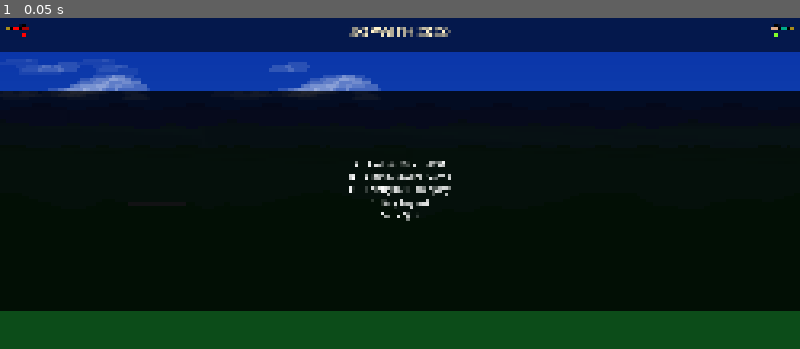
Above: before the commit, frame 1.
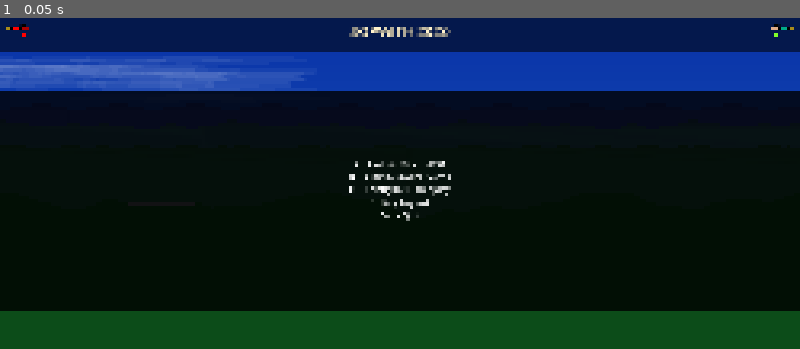
Above: after the commit, the same moment.

Repository: sometimesanotion/godot-sopwith
Game: Godot game, scene res://main.tscn
The game is run twice, just before and just after one commit, with the same random seed, the same clock (stepped at 60 frames per second) and the same inputs. Sound files missing from this copy of the repository are replaced by a short silence.
Inputs:
- Up to frame 1 (0.05 s): no input

The runs differ from the first frame. In frame 1, 2.9% of the frame differs, in the area x 0-48%, y 12-23%.

Commit message:
Clouds are beginning to work

Diff:
--- a/scripts/background.gd
+++ b/scripts/background.gd
@@ -106,11 +106,11 @@
 #   salt_offset : distinguishes each layer's cloud noise from the others.
 # =============================================================================
 const CLOUD_STYLES := [
-	{"type": "cirrus_narrow", "count": 6, "alpha": 0.08, "cy_min": 20.0,
-	 "cy_max": 300.0, "salt_offset": 0},
-	{"type": "stratum", "count": 10, "alpha": 0.15, "cy_min": 80.0,
-	 "cy_max": 460.0, "salt_offset": 1},
-	{"type": "ceiling", "count": 20, "alpha_min": 0.1, "alpha_max": 0.2,
+	{"type": "cirrus_narrow", "count": 12, "alpha": 0.05, "cy_min": 20.0,
+	 "cy_max": 340.0, "salt_offset": 0},
+	{"type": "stratum", "count": 18, "alpha": 0.09, "cy_min": 80.0,
+	 "cy_max": 540.0, "salt_offset": 1},
+	{"type": "ceiling", "count": 30, "alpha_min": 0.06, "alpha_max": 0.12,
 	 "salt_offset": 2},
 ]
 
@@ -211,15 +211,15 @@
 				clouds = ParallaxScenery.build_cirrus_clouds(
 					cseed, period, int(cstyle["count"]), float(cstyle["alpha"]),
 					float(cstyle["cy_min"]), float(cstyle["cy_max"]))
-			"stratum":
-				clouds = ParallaxScenery.build_stratum_clouds(
-					cseed, period, int(cstyle["count"]), float(cstyle["alpha"]),
-					float(cstyle["cy_min"]), float(cstyle["cy_max"]))
-			"ceiling":
-				clouds = ParallaxScenery.build_ceiling_clouds(
-					cseed, period, LAYER3_CLOUD_TOP_Y, CEILING_CLOUD_CEILING_Y,
-					int(cstyle["count"]), float(cstyle["alpha_min"]),
-					float(cstyle["alpha_max"]))
+			# "stratum":
+			# 	clouds = ParallaxScenery.build_stratum_clouds(
+			# 		cseed, period, int(cstyle["count"]), float(cstyle["alpha"]),
+			# 		float(cstyle["cy_min"]), float(cstyle["cy_max"]))
+			# "ceiling":
+			# 	clouds = ParallaxScenery.build_ceiling_clouds(
+			# 		cseed, period, LAYER3_CLOUD_TOP_Y, CEILING_CLOUD_CEILING_Y,
+			# 		int(cstyle["count"]), float(cstyle["alpha_min"]),
+			# 		float(cstyle["alpha_max"]))
 			"none", "":
 				clouds = []
 			_:
--- a/scripts/parallax_scenery.gd
+++ b/scripts/parallax_scenery.gd
@@ -147,6 +147,13 @@
 # Cloud geometry
 # =============================================================================
 
+## Global cloud expansion factor. The design brief calls for cloud geometry to
+## grow by at least 300% — scaling the linear radii (rx, ry) by 4.0 is a 300%
+## increase in extent (and a 1500% increase in area), satisfying the brief under
+## either interpretation while staying seamless (layers tile via motion_mirroring,
+## so oversized puffs simply wrap the period).
+const CLOUD_GEOMETRY_SCALE := 4.0
+
 ## Flat-bottomed / dome-topped cumulus silhouette.
 static func _cumulus_puff_verts(center: Vector2, rx: float, ry: float,
 		vert_count: int, bottom_flatten: float) -> PackedVector2Array:
@@ -165,16 +172,17 @@
 	var rng := RandomNumberGenerator.new()
 	rng.seed = seed
 	var clouds: Array[Polygon2D] = []
-	var reach := 260.0 * 1.4 + 260.0
+	var max_rx := 400.0 * CLOUD_GEOMETRY_SCALE
+	var reach := max_rx * 1.4 + max_rx
 	for i in range(count):
 		var cx := reach + rng.randf() * (period - 2.0 * reach)
 		var cy := rng.randf_range(band_top_y, band_bottom_y)
 		var puffs := rng.randi_range(4, 8)
 		for j in range(puffs):
 			var puff := Polygon2D.new()
-			var rx := rng.randf_range(110.0, 260.0)
+			var rx := rng.randf_range(120.0, 400.0) * CLOUD_GEOMETRY_SCALE
 			var ry := rx * rng.randf_range(0.5, 0.7)
-			var center := Vector2(cx + rng.randf_range(-rx, rx) * 1.4,
+			var center := Vector2(cx + rng.randf_range(-rx, rx) * 1.6,
 								  cy + rng.randf_range(-0.35, 0.35) * ry)
 			puff.polygon = _cumulus_puff_verts(center, rx, ry, 16, 0.3)
 			puff.color = Color(1.0, 1.0, 1.0, rng.randf_range(alpha_min, alpha_max))
@@ -187,16 +195,17 @@
 	var rng := RandomNumberGenerator.new()
 	rng.seed = seed
 	var clouds: Array[Polygon2D] = []
-	var reach := 200.0 * 1.2 + 200.0
+	var max_rx := 200.0 * CLOUD_GEOMETRY_SCALE
+	var reach := max_rx * 1.2 + max_rx
 	for i in range(count):
 		var cx := reach + rng.randf() * (period - 2.0 * reach)
 		var cy := rng.randf_range(cy_min, cy_max)
 		var puffs := rng.randi_range(2, 4)
 		for j in range(puffs):
 			var puff := Polygon2D.new()
-			var rx := rng.randf_range(120.0, 200.0)
+			var rx := rng.randf_range(120.0, 200.0) * CLOUD_GEOMETRY_SCALE
 			var ry := rx * rng.randf_range(0.35, 0.5)
-			var center := Vector2(cx + rng.randf_range(-rx, rx) * 1.2,
+			var center := Vector2(cx + rng.randf_range(-rx, rx) * 1.5,
 								  cy + rng.randf_range(-0.25, 0.25) * ry)
 			puff.polygon = _cumulus_puff_verts(center, rx, ry, 14, 0.4)
 			puff.color = Color(1.0, 1.0, 1.0, alpha * rng.randf_range(0.8, 1.0))
@@ -212,7 +221,7 @@
 	var reach := 121.0 * puff_scale * 1.6 + 121.0 * puff_scale
 	for i in range(count):
 		var cx := reach + rng.randf() * (period - 2.0 * reach)
-		var cy := rng.randf_range(120.0, 460.0)
+		var cy := rng.randf_range(120.0, 360.0)
 		var puffs := rng.randi_range(3, 7)
 		for j in range(puffs):
 			var puff := Polygon2D.new()
@@ -231,17 +240,18 @@
 	var rng := RandomNumberGenerator.new()
 	rng.seed = seed
 	var clouds: Array[Polygon2D] = []
-	var reach := 260.0 * 1.3 + 260.0
+	var max_rx := 260.0 * CLOUD_GEOMETRY_SCALE
+	var reach := max_rx * 1.3 + max_rx
 	for i in range(count):
 		var cx := reach + rng.randf() * (period - 2.0 * reach)
 		var cy := rng.randf_range(cy_min, cy_max)
 		var streaks := rng.randi_range(2, 4)
 		for s in range(streaks):
 			var streak := Polygon2D.new()
-			var rx := rng.randf_range(120.0, 260.0)
-			var ry := rng.randf_range(5.0, 12.0)
+			var rx := rng.randf_range(120.0, 260.0) * CLOUD_GEOMETRY_SCALE
+			var ry := rng.randf_range(5.0, 12.0) * CLOUD_GEOMETRY_SCALE
 			var sx := cx + rng.randf_range(-rx * 0.3, rx * 0.3)
-			var sy := cy + float(s) * rng.randf_range(10.0, 22.0)
+			var sy := cy + float(s) * rng.randf_range(10.0, 22.0) * CLOUD_GEOMETRY_SCALE
 			var verts := PackedVector2Array()
 			for k in range(16):
 				var a := TAU * k / 16.0
--- a/scripts/terrain.gd
+++ b/scripts/terrain.gd
@@ -9,17 +9,17 @@
 
 # --- Runway ---
 const RUNWAY_START := 5300.0
-const RUNWAY_LENGTH := 600.0
+const RUNWAY_LENGTH := 700.0
 const RUNWAY_END := RUNWAY_START + RUNWAY_LENGTH
-const RUNWAY_APRON := 64.0
+const RUNWAY_APRON := 50.0
 const RUNWAY_BLEND_WIDTH := 192.0
 
 # --- Terrain synthesis (D4 multi-frequency noise) ---
 const MACRO_FREQUENCY  := 0.0012
 const MICRO_FREQUENCY  := 0.003
 const MACRO_AMPLITUDE  := 260.0
-const MICRO_AMP_MIN    := 8.0
-const MICRO_AMP_MAX    := 45.0
+const MICRO_AMP_MIN    := 6.0
+const MICRO_AMP_MAX    := 28.0
 
 # --- Deterministic noise salts ---
 const _SALT_MACRO := 101
